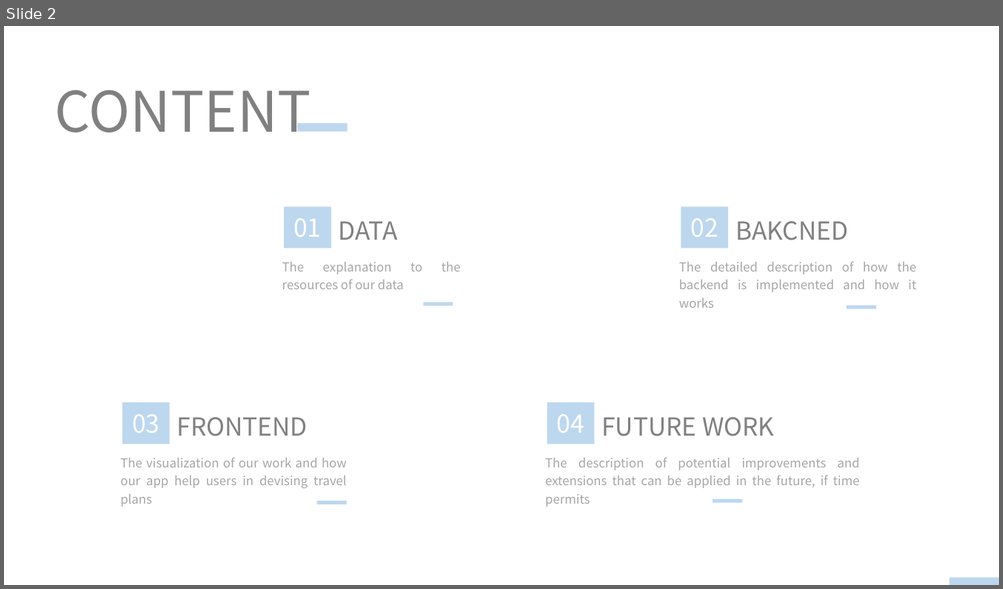
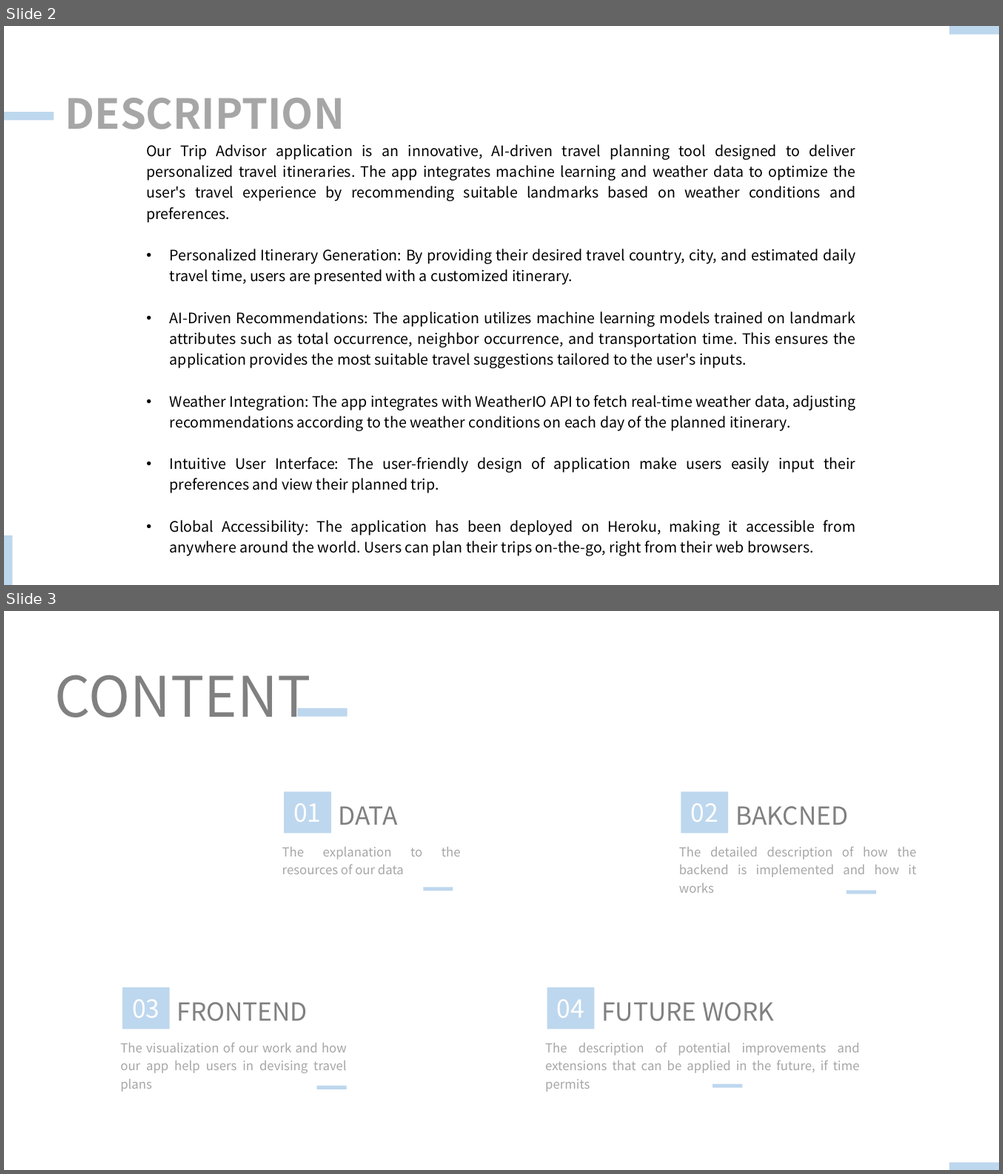
Before and after one commit to 1220780980/TiDB-Hack-Traveling-AI, a slide deck: Presentation.pptx. Shown one above the other, each under a label of ours: slide 2 before the commit, slides 2 and 3 after it. The pictures are 1003x589 and 1003x1174 pixels, drawn with LibreOffice and Linux fonts; fonts in the diff are those of the drawing. Boxes give left, top, right and bottom in pixels: in the first picture for what was removed or moved away, otherwise in the second. Text is boxed around its words. In the diff, an @@ line names an element or a change of style, - is before the commit and + after.

```diff
--- a/Presentation.pptx
+++ b/Presentation.pptx
@@ slide 2 added at <box>4,26,999,585</box>, background #FFFFFF @@
@@ rectangle added at <box>949,26,999,34</box>, fill #BDD7EE @@
@@ rectangle added at <box>4,112,54,120</box>, fill #BDD7EE @@
@@ text added at <box>65,98,344,130</box>, 40 pt, text #A6A6A6, bold @@
+DESCRIPTION
@@ text added at <box>146,144,856,536</box>, 14 pt, text #000000 @@
+Our Trip Advisor application is an innovative, AI-driven travel planning tool designed to deliver personalized travel itineraries. The app integrates machine learning and weather data to optimize the user's travel experience by recommending suitable landmarks based on weather conditions and preferences.
+• Personalized Itinerary Generation: By providing their desired travel country, city, and estimated daily travel time, users are presented with a customized itinerary.
+• AI-Driven Recommendations: The application utilizes machine learning models trained on landmark attributes such as total occurrence, neighbor occurrence, and transportation time. This ensures the application provides the most suitable travel suggestions tailored to the user's inputs.
+• Weather Integration: The app integrates with WeatherIO API to fetch real-time weather data, adjusting recommendations according to the weather conditions on each day of the planned itinerary.
+• Intuitive User Interface: The user-friendly design of application make users easily input their preferences and view their planned trip.
+• Global Accessibility: The application has been deployed on Heroku, making it accessible from anywhere around the world. Users can plan their trips on-the-go, right from their web browsers.
@@ rectangle added at <box>4,536,12,585</box>, fill #BDD7EE @@
@@ what was slide 2 is now slide 3 @@
```
